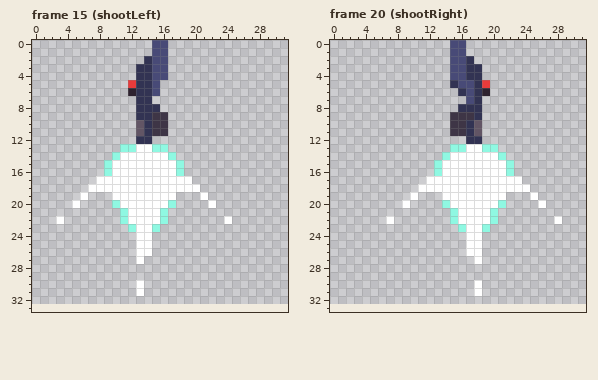
File history of a pixel-art file, Test_Loopguy/Content/Pistol.aseprite. The first picture shows the starting point.
64x64 pixels, 24 frames. Shown: frame 15 (shootLeft), frame 20 (shootRight). The old version is drawn lined up with the new one, on the new canvas. The commit also changed other frames, which this record leaves out.
Once edited:
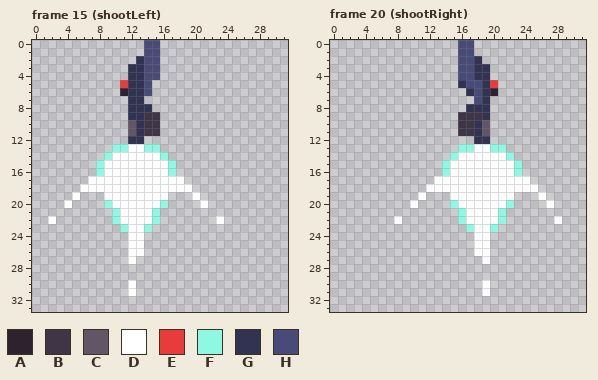
Palette (. is transparent): A #2e222f  B #3e3546  C #625565  D #ffffff  E #e83b3b  F #8ff8e2  G #323353  H #484a77
What changed:
canvas 64x64 -> 32x34, the old top-left corner now at -16,-31 (the part of the old canvas that was cut away was empty and is not shown)
Frame 15 (shootLeft):
y 0..1: x 14 . -> H; x 16 H -> .
y 2: x 13..14 .G -> GH; x 16 H -> .
y 3..4: x 12 . -> G; x 14 G -> H; x 16 H -> .
y 5: x 11..12 .E -> EG; x 14..15 GH -> H.
y 6: x 11..12 .A -> AG; x 14..15 GH -> H.
y 7: x 12 . -> G; x 14 G -> .
y 8: x 12 . -> G; x 15 G -> .
y 9: x 12 . -> G; x 14 G -> B; x 16 B -> .
y 10..11: x 12..14 .CG -> CGB; x 16 B -> .
y 12: x 12 . -> G; x 14 G -> .
y 13: x 10 . -> F; x 12 F -> D; x 14 D -> F; x 16 F -> .
y 14: x 9..10 .F -> FD; x 16..17 DF -> F.
y 15..16: x 8..9 .F -> FD; x 17..18 DF -> F.
y 17: x 7 . -> D; x 19 D -> .
y 18: x 6 . -> D; x 20 D -> .
y 19: x 5..6 .D -> D.; x 9 . -> D; x 17 D -> .; x 20..21 .D -> D.
y 20: x 4..5 .D -> D.; x 9..10 .F -> FD; x 16..17 DF -> F.; x 21..22 .D -> D.
y 21: x 10..11 .F -> FD; x 15..16 DF -> F.
y 22: x 2..3 .D -> D.; x 10..11 .F -> FD; x 15..16 DF -> F.; x 23..24 .D -> D.
y 23: x 11..12 .F -> FD; x 14..15 DF -> F.
y 24..26: x 12 . -> D; x 14 D -> .
y 27: x 12..13 .D -> D.
y 30..31: x 12..13 .D -> D.
Frame 20 (shootRight):
y 0..1: x 15 H -> .; x 17 . -> H
y 2: x 15 H -> .; x 17..18 G. -> HG
y 3..4: x 15 H -> .; x 17 G -> H; x 19 . -> G
y 5: x 15..16 GH -> .G; x 18..20 GE. -> HGE
y 6: x 16..20 GHGA. -> .GHGA
y 7: x 17..19 HG. -> .HG
y 8: x 16 G -> .; x 19 . -> G
y 9: x 15 B -> .; x 18..19 G. -> BG
y 10..11: x 15 B -> .; x 17..19 GC. -> BGC
y 12: x 17 G -> .; x 19 . -> G
y 13: x 15 F -> .; x 17 D -> F; x 19 F -> D; x 21 . -> F
y 14: x 14..15 FD -> .F; x 21..22 F. -> DF
y 15..16: x 13..14 FD -> .F; x 22..23 F. -> DF
y 17: x 12 D -> .; x 24 . -> D
y 18: x 11 D -> .; x 25 . -> D
y 19: x 10..11 D. -> .D; x 14 D -> .; x 22 . -> D; x 25..26 D. -> .D
y 20: x 9..10 D. -> .D; x 14..15 FD -> .F; x 21..22 F. -> DF; x 26..27 D. -> .D
y 21: x 15..16 FD -> .F; x 20..21 F. -> DF
y 22: x 7..8 D. -> .D; x 15..16 FD -> .F; x 20..21 F. -> DF
y 23: x 16..17 FD -> .F; x 19..20 F. -> DF
y 24..26: x 17 D -> .; x 19 . -> D
y 27: x 18..19 D. -> .D
y 30..31: x 18..19 D. -> .D
Boxes around the changes in both pictures, in picture pixels (x1, y1, x2, y2):
changed: (48, 40, 232, 296)
changed: (386, 40, 554, 296)
